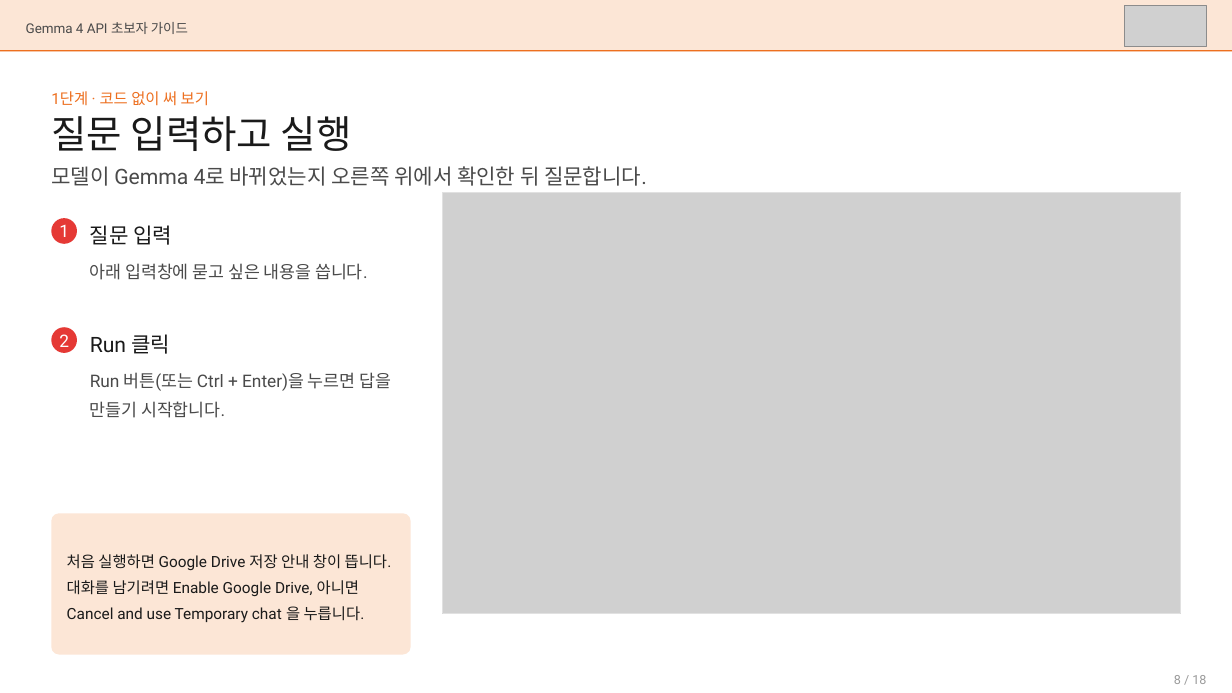
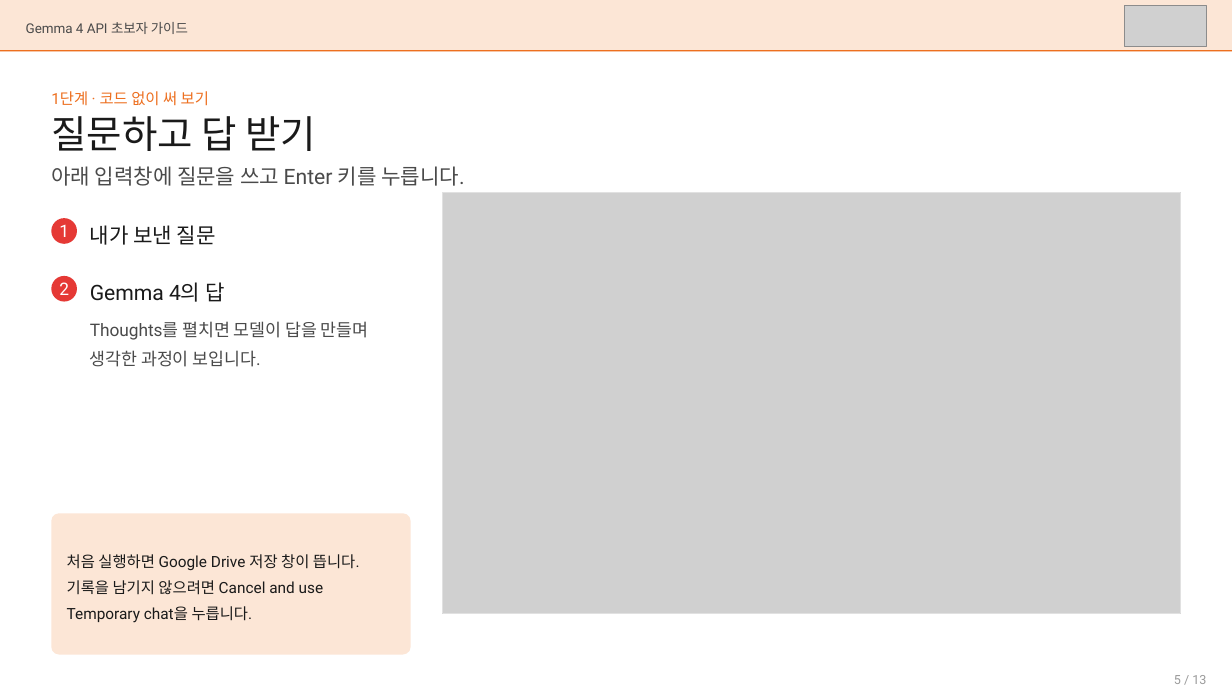
Before and after one commit to mulgae-life/ai-infra, a slide deck: slide 5 of agent-guide/docs/Gemma4_API_초보자_가이드.pptx (slide 8 before the commit). Drawn at 1232x693 pixels with LibreOffice and Linux fonts; fonts in the diff are those of the drawing; grey boxes stand for pictures. Boxes give left, top, right and bottom in pixels: in the first picture for what was removed or moved away, otherwise in the second. Text is boxed around its words. In the diff, an @@ line names an element or a change of style, - is before the commit and + after.

```diff
--- a/agent-guide/docs/Gemma4_API_초보자_가이드.pptx
+++ b/agent-guide/docs/Gemma4_API_초보자_가이드.pptx
@@ text at <box>51,116,317,151</box>: text changed @@
-질문 입력하고 실행
+질문하고 답 받기
@@ text at <box>51,166,464,186</box>: text changed @@
-모델이 Gemma 4로 바뀌었는지 오른쪽 위에서 확인한 뒤 질문합니다.
+아래 입력창에 질문을 쓰고 Enter 키를 누릅니다.
@@ text at <box>90,225,216,245</box>: text changed @@
-질문 입력
+내가 보낸 질문
@@ text removed at <box>90,263,367,280</box> @@
-아래 입력창에 묻고 싶은 내용을 씁니다.
@@ text "2" rewrapped from <box>59,334,69,347</box> to <box>59,282,69,301</box> @@
@@ ellipse: place and size @@
-ellipse at <box>52,327,78,353</box>
+ellipse at <box>52,276,78,302</box>
@@ text added at <box>90,282,224,302</box>, 16.5 pt, text #1A1A1A @@
+Gemma 4의 답
@@ text at <box>90,321,369,367</box>: text changed; size 16.5 to 13.5 pt; text colour #1A1A1A to #4A4A4A @@
-Run 클릭
+Thoughts를 펼치면 모델이 답을 만들며 생각한 과정이 보입니다.
@@ text "Thoughts를 펼치면 모델이 답을 만들며 ..." at <box>90,321,369,367</box>: vertical alignment middle to top @@
@@ text removed at <box>90,372,391,418</box> @@
-Run 버튼(또는 Ctrl + Enter)을 누르면 답을 만들기 시작합니다.
@@ text at <box>67,554,360,623</box>: text changed @@
-처음 실행하면 Google Drive 저장 안내 창이 뜹니다. 대화를 남기려면 Enable Google Drive, 아니면 Cancel and use Temporary chat 을 누릅니다.
+처음 실행하면 Google Drive 저장 창이 뜹니다. 기록을 남기지 않으려면 Cancel and use Temporary chat을 누릅니다.
@@ text at <box>1174,675,1206,684</box>: text changed @@
-8 / 18
+5 / 13
```
Also in this commit, not shown: 10 other slides changed, 2 slides added, 7 slides removed, 1 other file.
